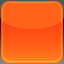
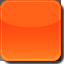
Layers edited between the first and the second 64x64 image:
painted on "LumaMask2" over <box>0,0,64,64</box>
painted on "LumaMask" over <box>0,0,64,64</box>
painted on "BaseIcon" over <box>0,0,63,63</box>
added layer "Drop Shadow" (80%) above "Background" over <box>1,1,64,64</box>
hid "Background", painted on it over <box>1,1,63,63</box>
